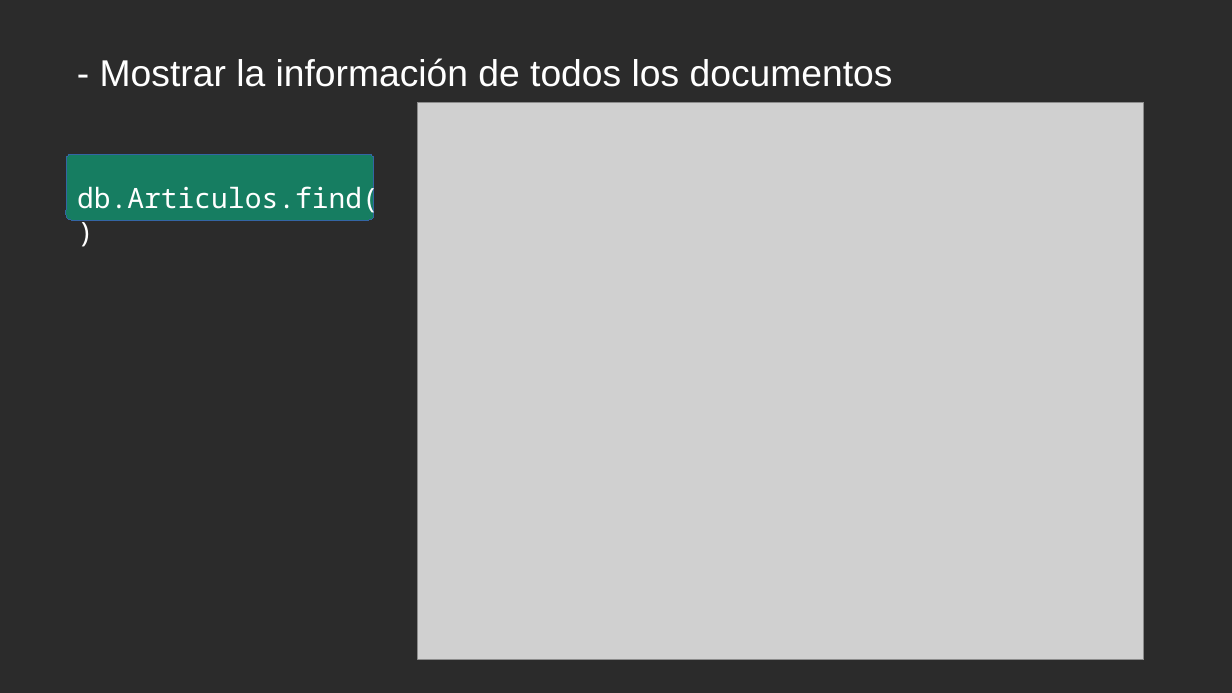
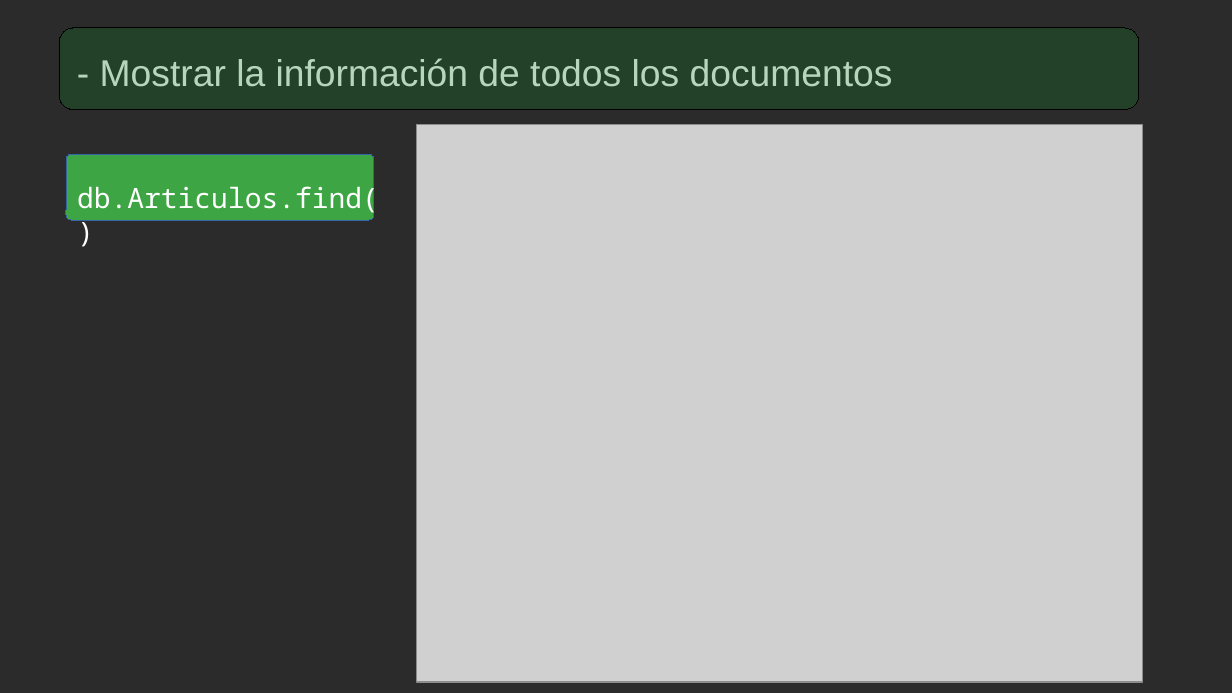
Before and after one commit to gineeesss/BBDD, a slide deck: slide 16 of 3 Trimestre/mongoDb/Ginés_bbddNoSQL.odp (slide 14 before the commit). Drawn at 1232x693 pixels with LibreOffice and Linux fonts; fonts in the diff are those of the drawing; grey boxes stand for pictures; background and template pictures are left out; a plain dark background stands for a picture behind light text. Boxes give left, top, right and bottom in pixels: in the first picture for what was removed or moved away, otherwise in the second. Text is boxed around its words. In the diff, an @@ line names an element or a change of style, - is before the commit and + after.

```diff
--- a/3 Trimestre/mongoDb/Ginés_bbddNoSQL.odp
+++ b/3 Trimestre/mongoDb/Ginés_bbddNoSQL.odp
@@ rounded rectangle added at bbox=[59, 28, 1139, 110], fill #127622 at 30% opacity, outline #000000 0 pt @@
@@ picture: place and size @@
-picture at bbox=[418, 103, 1145, 661]
+picture at bbox=[417, 124, 1144, 682]
@@ rounded rectangle at bbox=[66, 154, 375, 220]: fill #158466 at 93% opacity to #3FAF46 at 93% opacity @@
```
Also in this commit, not shown: 7 other slides changed, 4 slides added, 2 slides removed, 2 other files.
